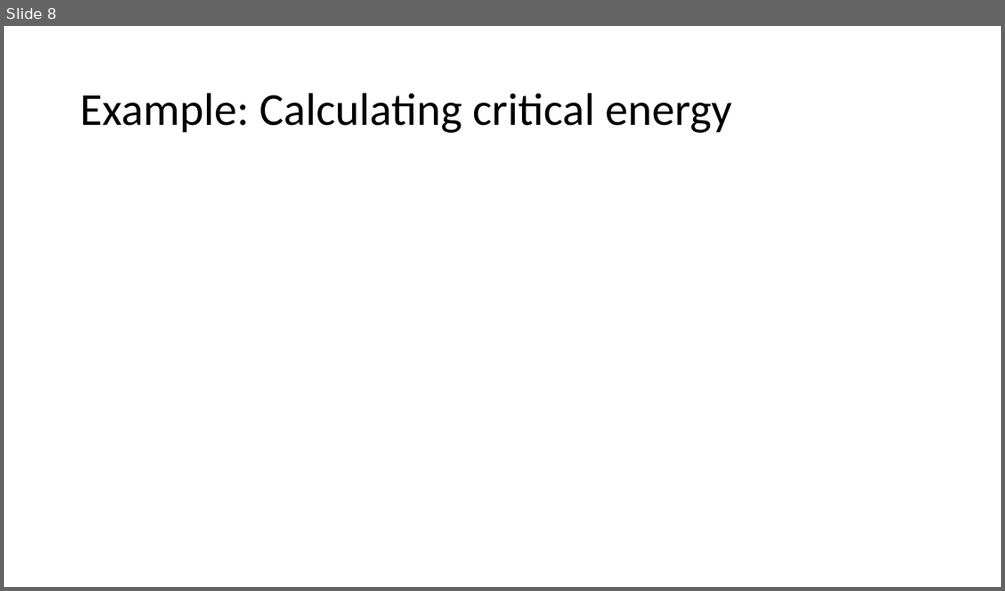
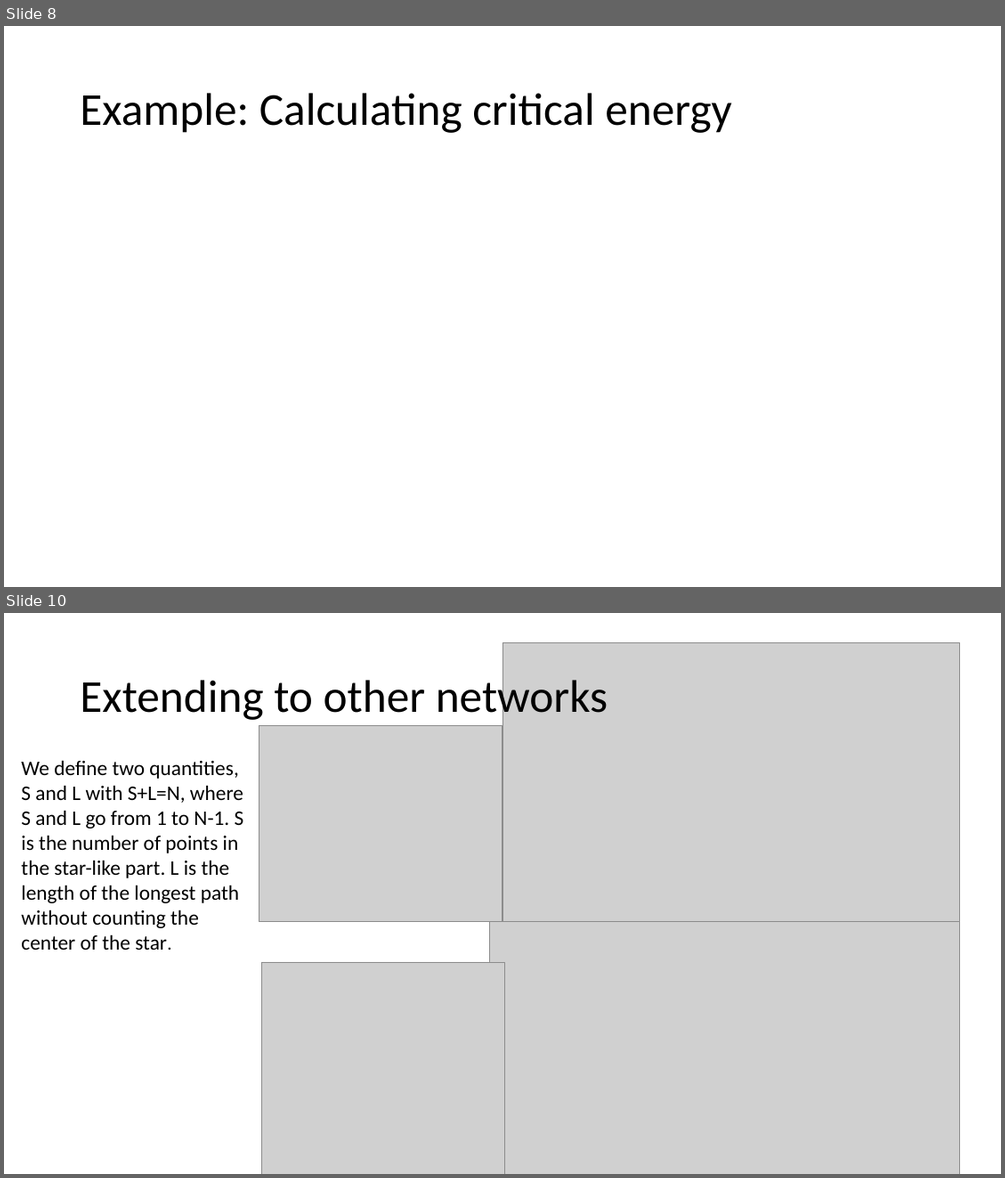
Before and after one commit to fpancald/Final-POL, a slide deck: FinalPPT.pptx. Shown one above the other, each under a label of ours: slide 8 before the commit, slides 8 and 10 after it; the slides between them are not shown. The pictures are 1005x591 and 1005x1178 pixels, drawn with LibreOffice and Linux fonts; fonts in the diff are those of the drawing; grey boxes stand for pictures. Boxes give left, top, right and bottom in pixels: in the first picture for what was removed or moved away, otherwise in the second. Text is boxed around its words. In the diff, an @@ line names an element or a change of style, - is before the commit and + after.

```diff
--- a/FinalPPT.pptx
+++ b/FinalPPT.pptx
@@ slide 10 added at box(4, 613, 1001, 1174), background #FFFFFF @@
@@ picture added at box(502, 643, 961, 933) @@
@@ title added at box(80, 674, 607, 722), 44 pt, text #000000 @@
+Extending to other networks
@@ picture added at box(259, 725, 502, 921) @@
@@ text added at box(21, 760, 244, 949), 20 pt, text #000000 @@
+We define two quantities, S and L with S+L=N, where S and L go from 1 to N-1. S is the number of points in the star-like part. L is the length of the longest path without counting the center of the star.
@@ picture added at box(489, 921, 960, 1174) @@
@@ picture added at box(261, 962, 505, 1174) @@
```
Also in this commit, not shown: 2 slides changed, 8 other slides added, 6 slides removed, 1 other file.
